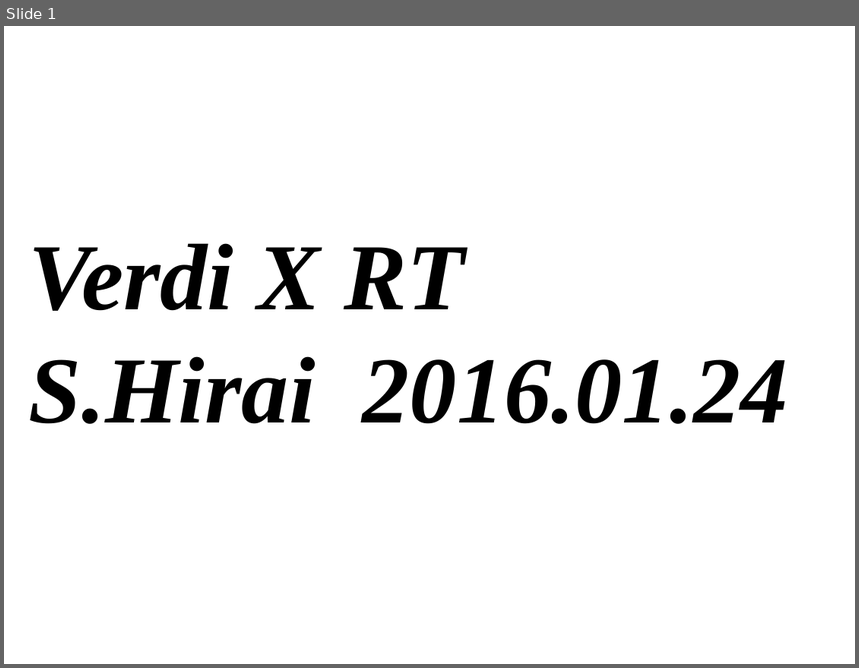
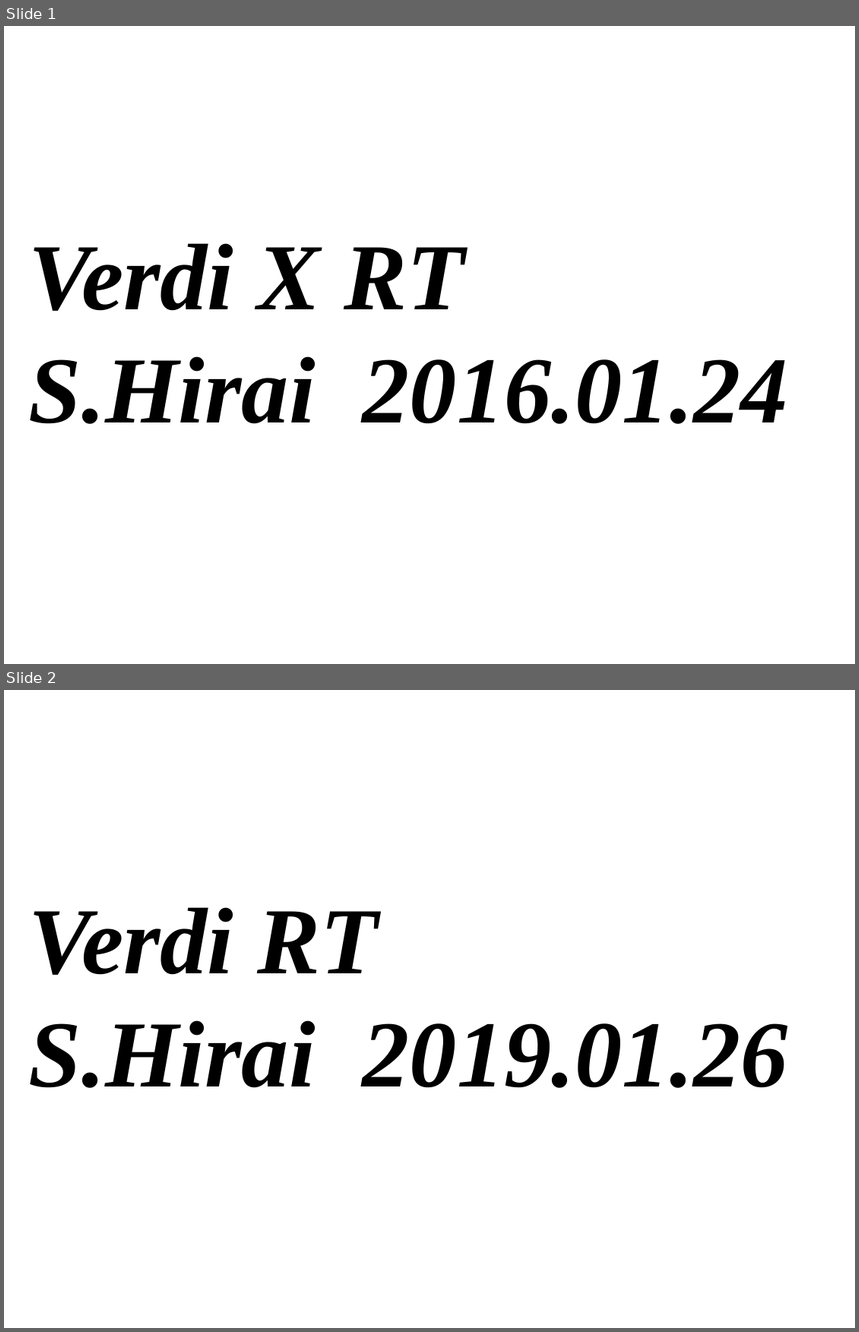
Before and after one commit to penhirai/LinefollowerVerdiRT17_MainPCB, a slide deck: Logo.pptx. Shown one above the other, each under a label of ours: slide 1 before the commit, slides 1 and 2 after it. The pictures are 859x668 and 859x1332 pixels, drawn with LibreOffice and Linux fonts; fonts in the diff are those of the drawing. Boxes give left, top, right and bottom in pixels: in the first picture for what was removed or moved away, otherwise in the second. Text is boxed around its words. In the diff, an @@ line names an element or a change of style, - is before the commit and + after.

```diff
--- a/Logo.pptx
+++ b/Logo.pptx
@@ slide 2 added at bbox=[4, 690, 855, 1328], background #FFFFFF @@
@@ text added at bbox=[29, 907, 788, 1088], 80 pt, text #000000, bold, italic @@
+Verdi RT
+S.Hirai 2019.01.26
```
Also in this commit, not shown: 1 other slide added, 4 other files.
